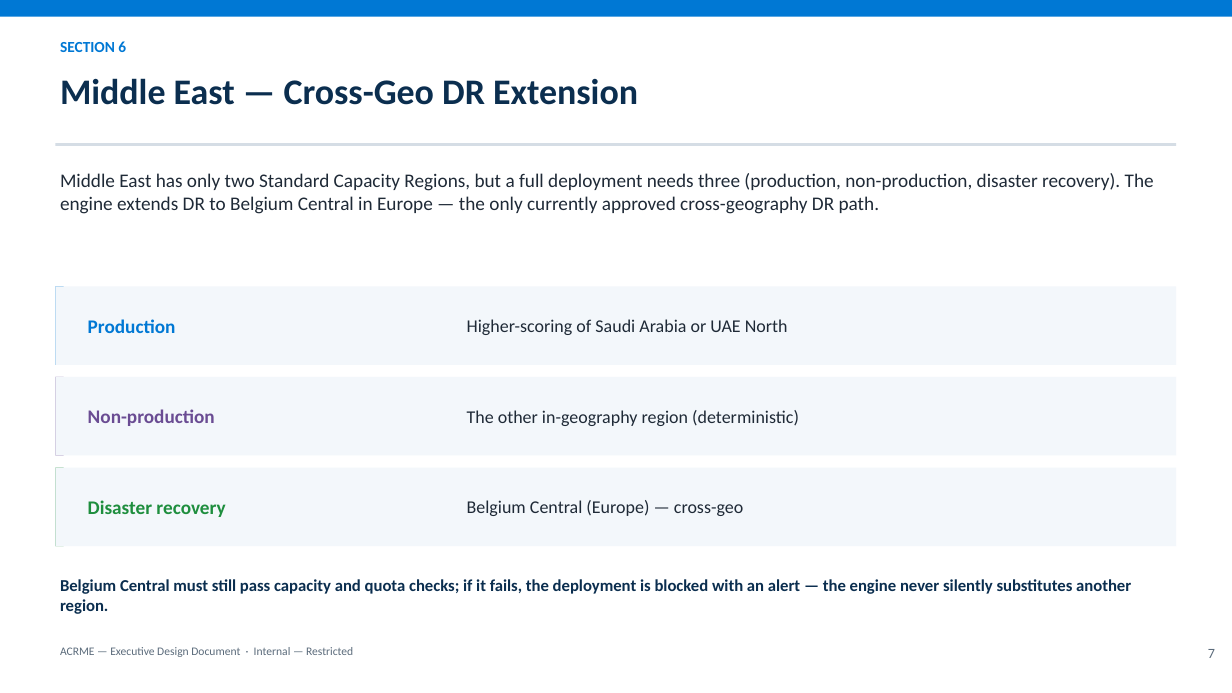
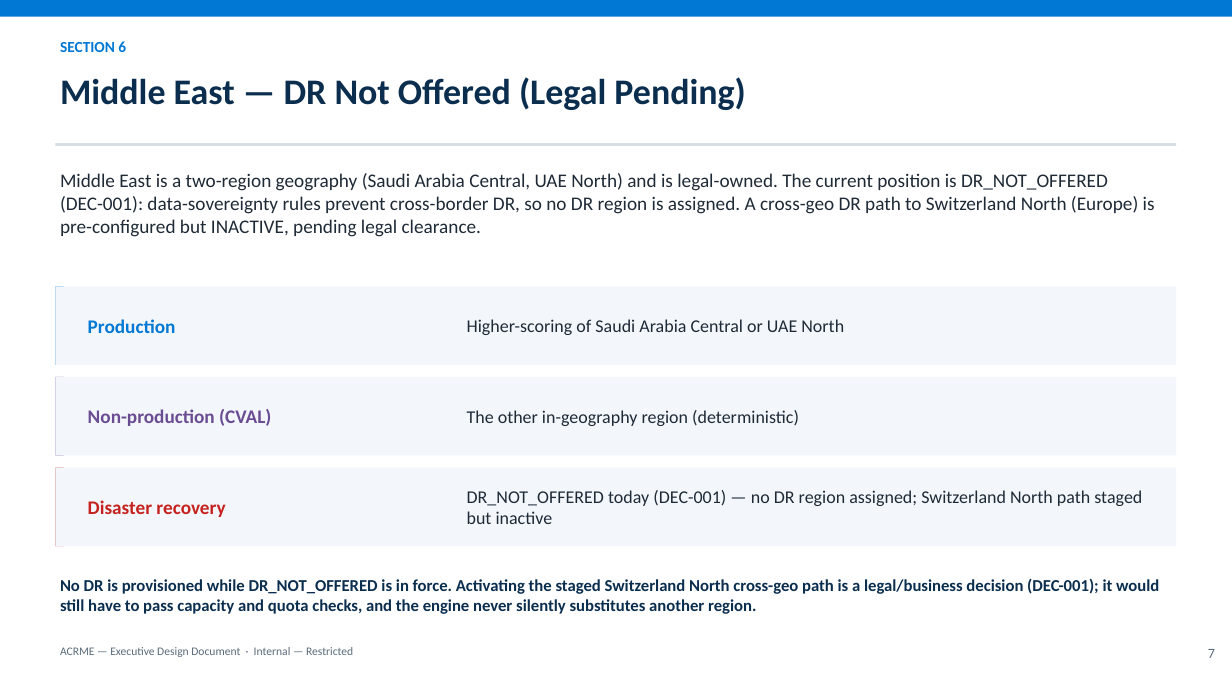
Before and after one commit to vishnu4573/acrme-capacity-reservation, a slide deck: slide 7 of docs/presentation/acrme_executive_presentation.pptx. Drawn at 1232x693 pixels with LibreOffice and Linux fonts; fonts in the diff are those of the drawing. Boxes give left, top, right and bottom in pixels: in the first picture for what was removed or moved away, otherwise in the second. Text is boxed around its words. In the diff, an @@ line names an element or a change of style, - is before the commit and + after.

```diff
--- a/docs/presentation/acrme_executive_presentation.pptx
+++ b/docs/presentation/acrme_executive_presentation.pptx
@@ text at (60,77,745,110): text changed @@
-Middle East — Cross-Geo DR Extension
+Middle East — DR Not Offered (Legal Pending)
@@ text at (60,173,1155,237): text changed @@
-Middle East has only two Standard Capacity Regions, but a full deployment needs three (production, non-production, disaster recovery). The engine extends DR to Belgium Central in Europe — the only currently approved cross-geography DR path.
+Middle East is a two-region geography (Saudi Arabia Central, UAE North) and is legal-owned. The current position is DR_NOT_OFFERED (DEC-001): data-sovereignty rules prevent cross-border DR, so no DR region is assigned. A cross-geo DR path to Switzerland North (Europe) is pre-configured but INACTIVE, pending legal clearance.
@@ text at (467,319,844,335): text changed @@
-Higher-scoring of Saudi Arabia or UAE North
+Higher-scoring of Saudi Arabia Central or UAE North
@@ text at (88,409,271,426): text changed @@
-Non-production
+Non-production (CVAL)
@@ rectangle at (55,468,64,546): fill #1E8E3E to #C5221F @@
@@ text "Disaster recovery" at (88,500,225,517): text colour #1E8E3E to #C5221F @@
@@ text at (467,490,1142,524): text changed @@
-Belgium Central (Europe) — cross-geo
+DR_NOT_OFFERED today (DEC-001) — no DR region assigned; Switzerland North path staged but inactive
@@ text at (60,578,1159,614): text changed @@
-Belgium Central must still pass capacity and quota checks; if it fails, the deployment is blocked with an alert — the engine never silently substitutes another region.
+No DR is provisioned while DR_NOT_OFFERED is in force. Activating the staged Switzerland North cross-geo path is a legal/business decision (DEC-001); it would still have to pass capacity and quota checks, and the engine never silently substitutes another region.
```
Also in this commit, not shown: 1 other slide changed, 1 other file.
